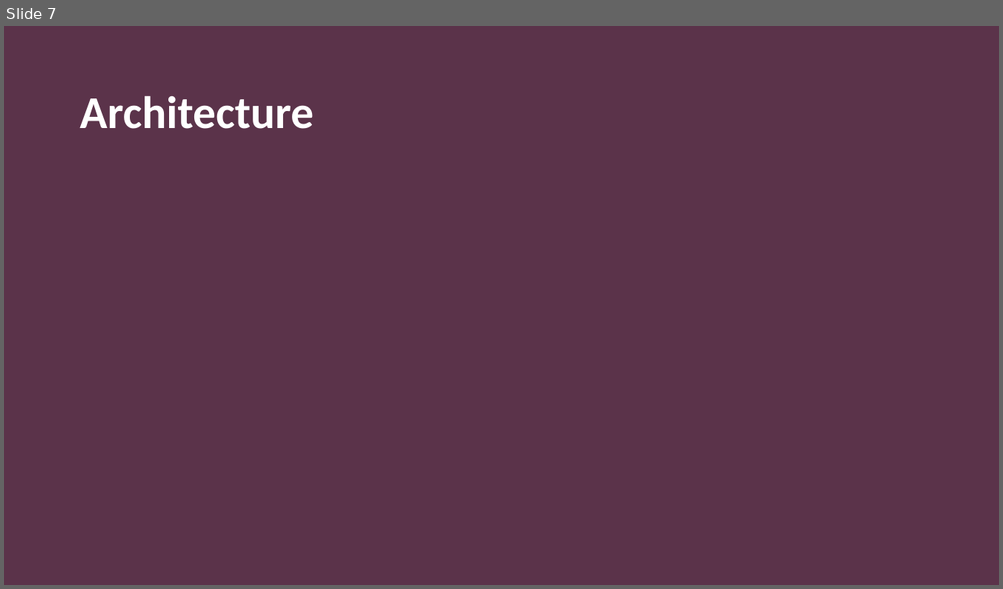
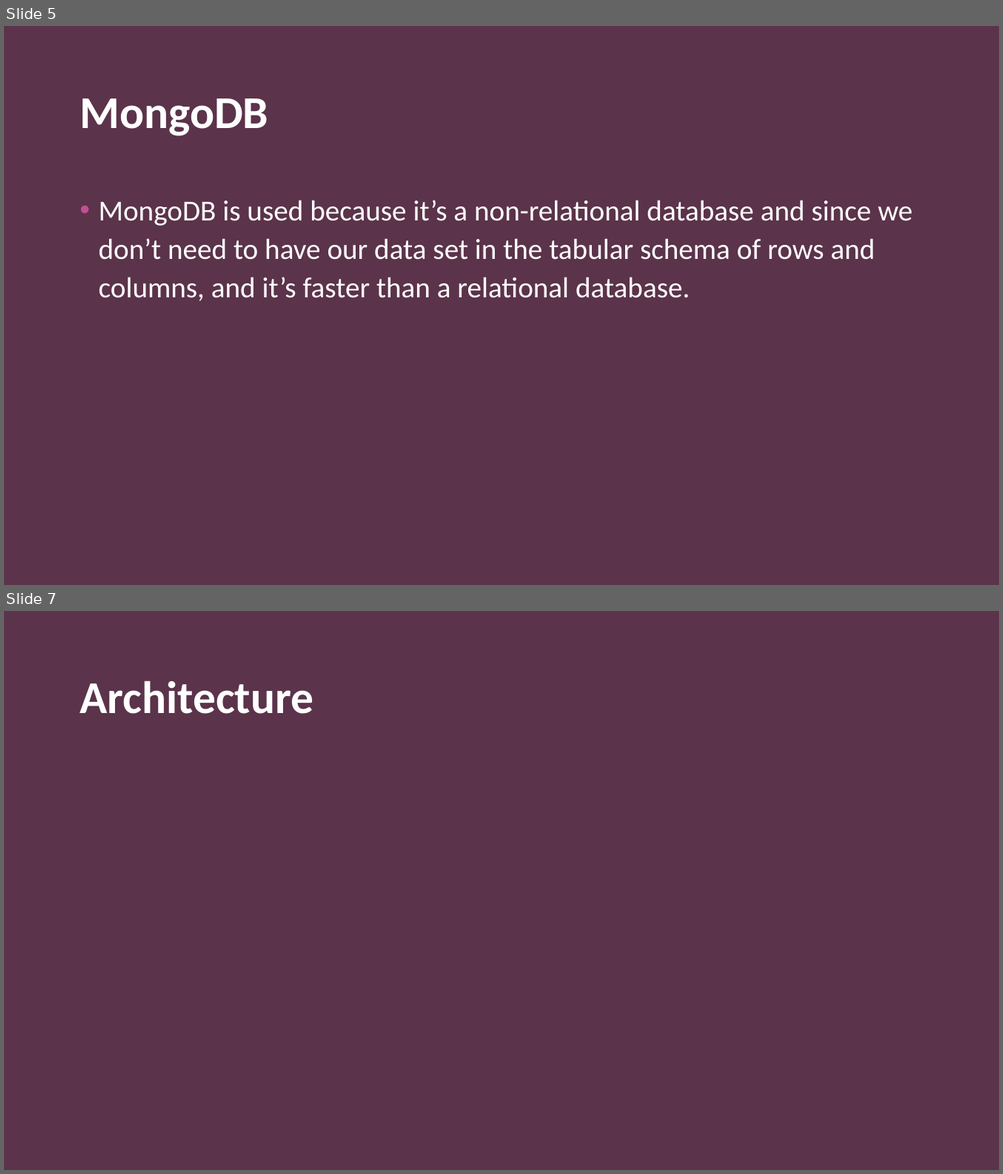
Before and after one commit to Wuggie88/webHenrik, a slide deck: Realtime web applications.pptx. Shown one above the other, each under a label of ours: slide 7 before the commit, slides 5 and 7 after it; the slides between them are not shown. The pictures are 1003x589 and 1003x1174 pixels, drawn with LibreOffice and Linux fonts; fonts in the diff are those of the drawing; background and template pictures are left out. Boxes give left, top, right and bottom in pixels: in the first picture for what was removed or moved away, otherwise in the second. Text is boxed around its words. In the diff, an @@ line names an element or a change of style, - is before the commit and + after.

```diff
--- a/Realtime web applications.pptx
+++ b/Realtime web applications.pptx
@@ slide 5 added at [4, 26, 999, 585], background #FFFFFF; not listed: 1 template element that a slide beside it also shows @@
@@ title added at [79, 99, 268, 136], 44 pt, text #FFFFFF, bold @@
+MongoDB
@@ text added at [99, 200, 912, 301], 28 pt, text #FFFFFF @@
+• MongoDB is used because it’s a non-relational database and since we don’t need to have our data set in the tabular schema of rows and columns, and it’s faster than a relational database.
```
Also in this commit, not shown: 1 slide changed, 1 other slide added, 2 slides removed.
